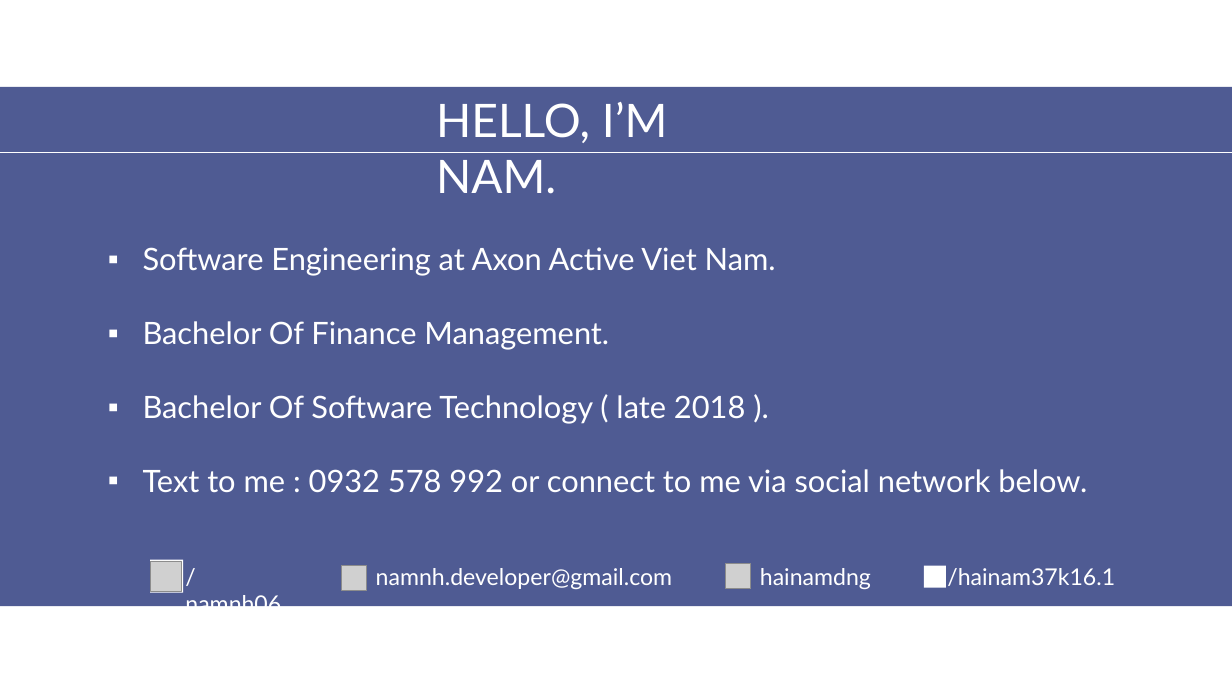
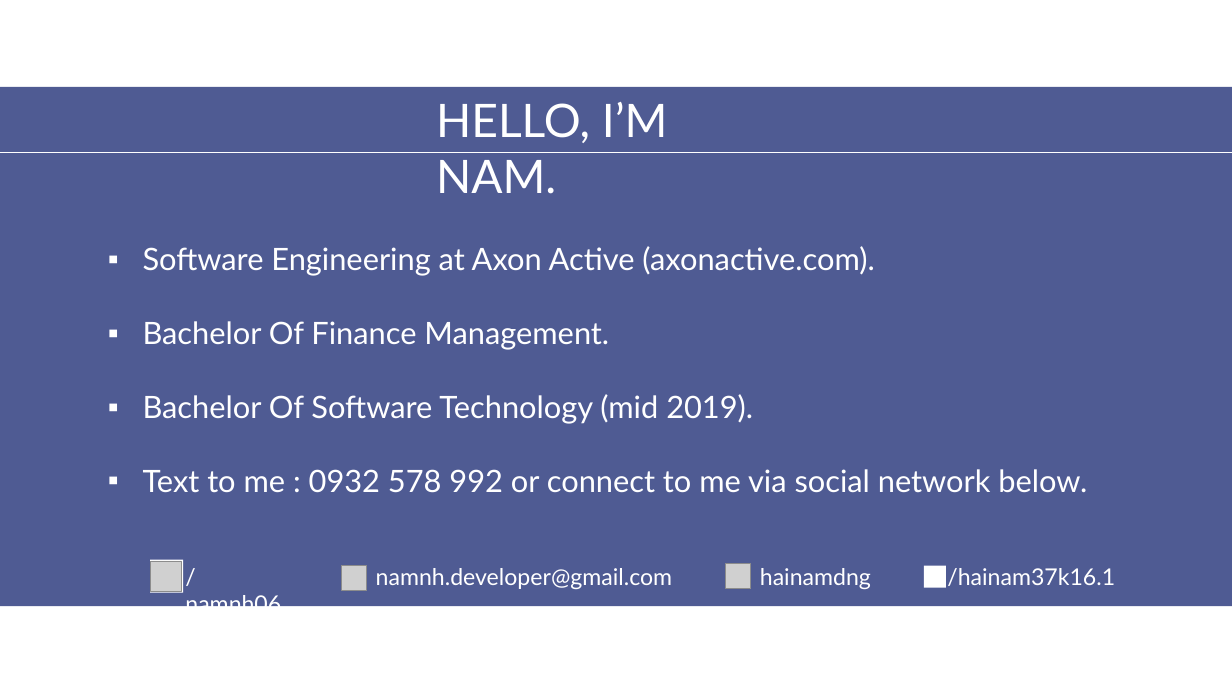
Before and after one commit to aptech-php/aptech-php-course, a slide deck: slide 3 of HTML-CSS-JS/slides/0-Greeting.pptx. Drawn at 1232x693 pixels with LibreOffice and Linux fonts; fonts in the diff are those of the drawing; grey boxes stand for pictures; background and template pictures are left out. Boxes give left, top, right and bottom in pixels: in the first picture for what was removed or moved away, otherwise in the second. Text is boxed around its words. In the diff, an @@ line names an element or a change of style, - is before the commit and + after.

```diff
--- a/HTML-CSS-JS/slides/0-Greeting.pptx
+++ b/HTML-CSS-JS/slides/0-Greeting.pptx
@@ text at box(143, 246, 874, 276): text changed @@
-▪ Software Engineering at Axon Active Viet Nam.
+▪ Software Engineering at Axon Active (axonactive.com).
@@ text at box(143, 394, 753, 424): text changed @@
-▪ Bachelor Of Software Technology ( late 2018 ).
+▪ Bachelor Of Software Technology (mid 2019).
```
Also in this commit, not shown: 5 other slides changed, 2 slides added, 2 slides removed, 30 other files.
